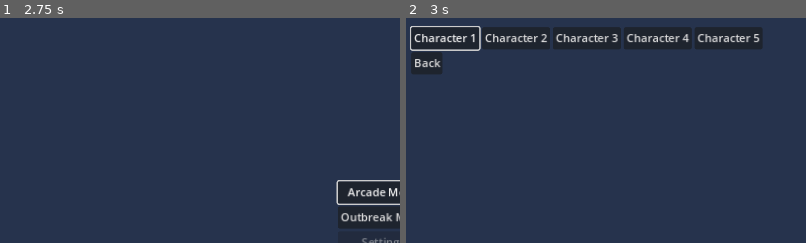
Above: before the commit, frames 1-2 (left to right).
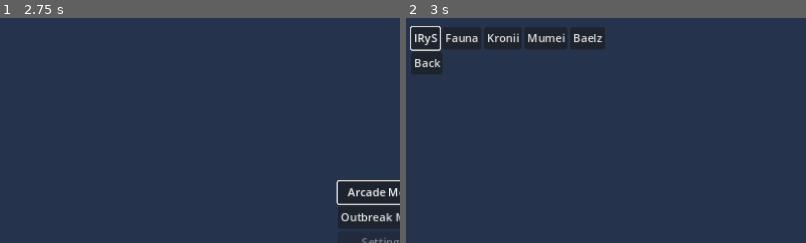
Above: after the commit, the same moments.

Repository: Akaihana/PuzzleProject
Game: Godot game, scene res://Scenes/Menus/main_menu.tscn
Two runs of this game, one before a commit and one after it. Both use one fixed random seed, a clock stepped at 60 frames per second and the inputs below.
Inputs:
- Up to frame 1 (2.75 s): click "Arcade Mode" at 0.5 s; click "Arcade Mode" at 1.25 s; click "Outbreak Mode" at 2 s
- Up to frame 2 (3 s): tap Enter at 2.75 s; hold D (right) from 2.78 s (still down)
The pictures show only the part of the screen within x 2-52%, y 3-53%; the shares and areas given below are measured in that part.

Frame 1 is identical in both runs. In frame 2, 4.9% of the frame differs, in the area x 2-89%, y 3-15%.

Commit message:
Character setup

Diff:
--- /dev/null
+++ b/Scenes/Characters/character_baelz.tscn
@@ -0,0 +1,9 @@
+[gd_scene load_steps=3 format=3 uid="uid://bgucl4go124ej"]
+
+[ext_resource type="PackedScene" uid="uid://fif8a6ixo5aa" path="res://Scenes/Characters/character_base.tscn" id="1_52n8j"]
+[ext_resource type="Texture2D" uid="uid://cnjyuvv7n6f82" path="res://Assets/Sprites/Characters/Hakos_Baelz_IdleAnim.png" id="2_jbcey"]
+
+[node name="CharacterBaelz" instance=ExtResource("1_52n8j")]
+
+[node name="Sprite2D" parent="." index="0"]
+texture = ExtResource("2_jbcey")
--- /dev/null
+++ b/Scenes/Characters/character_base.tscn
@@ -0,0 +1,10 @@
+[gd_scene load_steps=2 format=3 uid="uid://fif8a6ixo5aa"]
+
+[ext_resource type="Script" path="res://Scripts/Component Scripts/character_controller_component.gd" id="1_o8cmt"]
+
+[node name="CharacterBase" type="Node2D"]
+
+[node name="Sprite2D" type="Sprite2D" parent="."]
+
+[node name="CharacterControllerComponent" type="Node" parent="."]
+script = ExtResource("1_o8cmt")
--- /dev/null
+++ b/Scenes/Characters/character_fuana.tscn
@@ -0,0 +1,9 @@
+[gd_scene load_steps=3 format=3 uid="uid://os50rpy65q80"]
+
+[ext_resource type="PackedScene" uid="uid://fif8a6ixo5aa" path="res://Scenes/Characters/character_base.tscn" id="1_r6v61"]
+[ext_resource type="Texture2D" uid="uid://cqa1njadhgajj" path="res://Assets/Sprites/Characters/Ceres_Fauna_IdleAnim.png" id="2_0ny1f"]
+
+[node name="CharacterFuana" instance=ExtResource("1_r6v61")]
+
+[node name="Sprite2D" parent="." index="0"]
+texture = ExtResource("2_0ny1f")
--- /dev/null
+++ b/Scenes/Characters/character_irys.tscn
@@ -0,0 +1,9 @@
+[gd_scene load_steps=3 format=3 uid="uid://c8wfpakx5iyn0"]
+
+[ext_resource type="PackedScene" uid="uid://fif8a6ixo5aa" path="res://Scenes/Characters/character_base.tscn" id="1_g0aj3"]
+[ext_resource type="Texture2D" uid="uid://cfn2oq3h6ji5o" path="res://Assets/Sprites/Characters/IRyS_IdleAnim.png" id="2_tp74k"]
+
+[node name="CharacterIRyS" instance=ExtResource("1_g0aj3")]
+
+[node name="Sprite2D" parent="." index="0"]
+texture = ExtResource("2_tp74k")
--- /dev/null
+++ b/Scenes/Characters/character_kronii.tscn
@@ -0,0 +1,9 @@
+[gd_scene load_steps=3 format=3 uid="uid://ca7imn88vy73u"]
+
+[ext_resource type="PackedScene" uid="uid://fif8a6ixo5aa" path="res://Scenes/Characters/character_base.tscn" id="1_okvjp"]
+[ext_resource type="Texture2D" uid="uid://bhfp6b03a080k" path="res://Assets/Sprites/Characters/Ouro_Kronii_IdleAnim.png" id="2_grfcb"]
+
+[node name="CharacterKronii" instance=ExtResource("1_okvjp")]
+
+[node name="Sprite2D" parent="." index="0"]
+texture = ExtResource("2_grfcb")
--- /dev/null
+++ b/Scenes/Characters/character_mumei.tscn
@@ -0,0 +1,9 @@
+[gd_scene load_steps=3 format=3 uid="uid://dmoiqlyw5j4oy"]
+
+[ext_resource type="PackedScene" uid="uid://fif8a6ixo5aa" path="res://Scenes/Characters/character_base.tscn" id="1_iuj6i"]
+[ext_resource type="Texture2D" uid="uid://yvwhrcqa11df" path="res://Assets/Sprites/Characters/Nanashi_Mumei_IdleAnim.png" id="2_ivqbx"]
+
+[node name="CharacterMumei" instance=ExtResource("1_iuj6i")]
+
+[node name="Sprite2D" parent="." index="0"]
+texture = ExtResource("2_ivqbx")
--- a/Scenes/Characters/character_one.tscn
+++ /dev/null
@@ -1,8 +0,0 @@
-[gd_scene load_steps=2 format=3 uid="uid://d8qgb6t18v13"]
-
-[ext_resource type="Texture2D" uid="uid://bimf3khb0f74v" path="res://Assets/Sprites/Characters/Mokou.png" id="1_bxm34"]
-
-[node name="CharacterOne" type="Node2D"]
-
-[node name="Sprite2D" type="Sprite2D" parent="."]
-texture = ExtResource("1_bxm34")
--- a/Scenes/Characters/character_two.tscn
+++ /dev/null
@@ -1,8 +0,0 @@
-[gd_scene load_steps=2 format=3 uid="uid://doliixtuxsqw7"]
-
-[ext_resource type="Texture2D" uid="uid://dllf1pcj5wdq5" path="res://Assets/Sprites/Characters/Reimu.png" id="1_wboxa"]
-
-[node name="CharacterTwo" type="Node2D"]
-
-[node name="Sprite2D" type="Sprite2D" parent="."]
-texture = ExtResource("1_wboxa")
--- a/Scenes/Menus/character_select.tscn
+++ b/Scenes/Menus/character_select.tscn
@@ -26,24 +26,24 @@
 [node name="CharacterButton1" type="Button" parent="MarginContainer/VBoxContainer/HBoxContainer"]
 unique_name_in_owner = true
 layout_mode = 2
-text = "Character 1
+text = "IRyS
 "
 
 [node name="CharacterButton2" type="Button" parent="MarginContainer/VBoxContainer/HBoxContainer"]
 layout_mode = 2
-text = "Character 2"
+text = "Fauna"
 
 [node name="CharacterButton3" type="Button" parent="MarginContainer/VBoxContainer/HBoxContainer"]
 layout_mode = 2
-text = "Character 3"
+text = "Kronii"
 
 [node name="CharacterButton4" type="Button" parent="MarginContainer/VBoxContainer/HBoxContainer"]
 layout_mode = 2
-text = "Character 4"
+text = "Mumei"
 
 [node name="CharacterButton5" type="Button" parent="MarginContainer/VBoxContainer/HBoxContainer"]
 layout_mode = 2
-text = "Character 5"
+text = "Baelz"
 
 [node name="BackButton" type="Button" parent="MarginContainer/VBoxContainer"]
 layout_mode = 2
--- /dev/null
+++ b/Scripts/Component Scripts/character_controller_component.gd
@@ -0,0 +1,4 @@
+extends Node
+
+#TODO:
+# Create the controls for using ability 1 and 2 on an Actor
--- a/Scripts/shared.gd
+++ b/Scripts/shared.gd
@@ -26,8 +26,11 @@
 }
 
 var characters: Dictionary = {
-	Characters.IRYS: preload("res://Scenes/Characters/character_one.tscn"),
-	Characters.FAUNA: preload("res://Scenes/Characters/character_two.tscn")
+	Characters.IRYS: preload("res://Scenes/Characters/character_irys.tscn"),
+	Characters.FAUNA: preload("res://Scenes/Characters/character_fuana.tscn"),
+	Characters.KRONII: preload("res://Scenes/Characters/character_kronii.tscn"),
+	Characters.MUMEI: preload("res://Scenes/Characters/character_mumei.tscn"),
+	Characters.BAELZ: preload("res://Scenes/Characters/character_baelz.tscn")
 }
 
 var clockwise_rotation_matrix: Array[Vector2] = [Vector2(0, -1), Vector2(1, 0)]
Binary file added: Assets/Sprites/Characters/Ceres_Fauna_IdleAnim.png
Not shown, added: Assets/Sprites/Characters/Ceres_Fauna_IdleAnim.png.import
Binary file added: Assets/Sprites/Characters/Hakos_Baelz_IdleAnim.png
Not shown, added: Assets/Sprites/Characters/Hakos_Baelz_IdleAnim.png.import
Binary file added: Assets/Sprites/Characters/IRyS_IdleAnim.png
Not shown, added: Assets/Sprites/Characters/IRyS_IdleAnim.png.import
Binary file added: Assets/Sprites/Characters/Nanashi_Mumei_IdleAnim.png
Not shown, changed: Assets/Sprites/Characters/Nanashi_Mumei_IdleAnim.png.import
Binary file added: Assets/Sprites/Characters/Ouro_Kronii_IdleAnim.png
Not shown, added: Assets/Sprites/Characters/Ouro_Kronii_IdleAnim.png.import
Renamed: Assets/Sprites/Characters/Marisa.png -> Assets/Sprites/Characters/Touhou Sprites/Marisa.png
Not shown, changed: Assets/Sprites/Characters/Touhou Sprites/Marisa.png.import
(and 10 more such lines)
